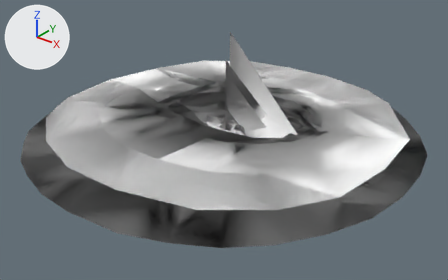
Renders of the glTF model models/district_00.glb from each side of a commit.
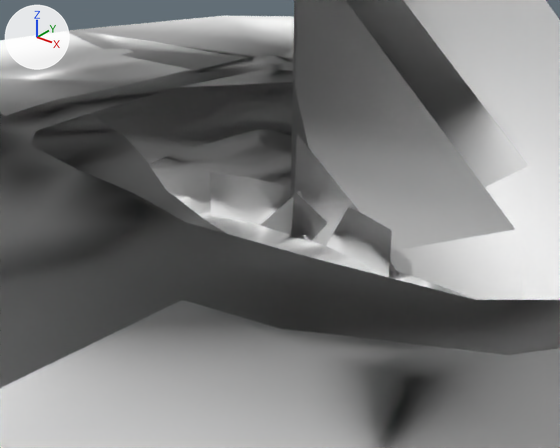
There are two pictures of each version: one whole from a 50 mm camera at (2818.0, -3579.0, 2134.0) aimed at (103.0, -185.0, 29.0), one close up from a 50 mm camera at (727.0, -982.0, 636.0) aimed at (-26.0, -41.0, 52.0). The lights are fixed; the arrows at upper left show +X, +Y and +Z. The first two pictures are the older version.

The scene before the commit, as lines of its bpy script (objects in view):
```python
me_gc_bridge_1_longdist = bpy.data.meshes.new('GC_bridge_1_LongDist')
me_gc_bridge_1_longdist.from_pydata(...)  # 160 vertices, 96 faces; spans x -113.0..826.0, y -113.0..826.0, z -34.0..826.0
me_gc_bridge_1_longdist.materials.append(mat_gc_island1_longdist_low)  # white #ffffff
me_gc_citybg = bpy.data.meshes.new('GC_CityBG')
me_gc_citybg.from_pydata(...)  # 12 vertices, 10 faces; spans x -192.0..192.0, y -38.0..-2.0, z 0.0..107.0
me_gc_citybg.materials.append(mat_city_bkg)  # white #ffffff
me_gc_water = bpy.data.meshes.new('GC_water')
me_gc_water.from_pydata(...)  # 202 vertices, 313 faces; spans x -1548.0..1540.0, y -1588.0..1477.0, z 15.0..170.0
me_gc_water.materials.append(mat_water)  # white #ffffff
ob_gc_bridge_1_longdist = bpy.data.objects.new('GC_bridge_1_LongDist', me_gc_bridge_1_longdist)
ob_gc_bridge_1_longdist.location = (0.0, 0.0, 0.0)
ob_gc_citybg = bpy.data.objects.new('GC_CityBG', me_gc_citybg)
ob_gc_citybg.location = (0.0, 0.0, 0.0)
ob_gc_water = bpy.data.objects.new('GC_water', me_gc_water)
ob_gc_water.location = (0.0, 0.0, 0.0)
# also in view: 'GC_City_Plane' at (56.0, 35.0, 17.0); 'GC_Water_Island2' at (-4.0, -55.0, 90.0)
```
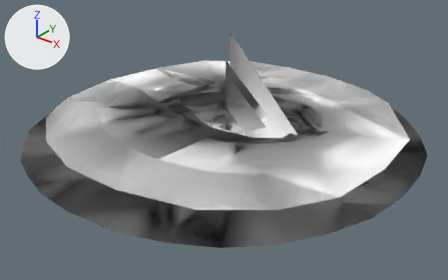
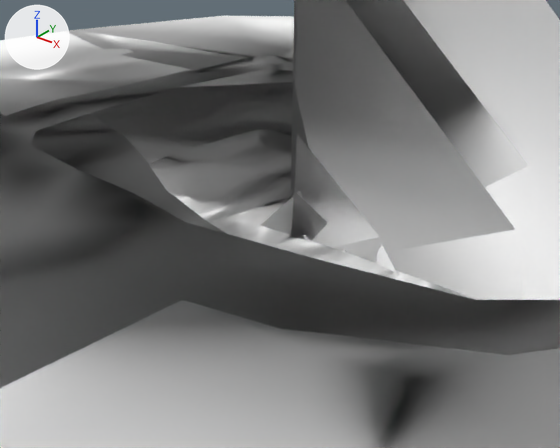
What differs and where, as boxes [x1, y1, x2, y2] in the close-ups (560 x 448 px):
```json
{"object": "GC_CityBG", "change": "deleted", "before": [209, 172, 392, 277]}
```

The change, as JSON lines over the scene's bpy script:
```json
{"op": "remove", "block": "ob_gc_citybg", "code": ["ob_gc_citybg = bpy.data.objects.new('GC_CityBG', me_gc_citybg)", "ob_gc_citybg.location = (0.0, 0.0, 0.0)"]}
```
